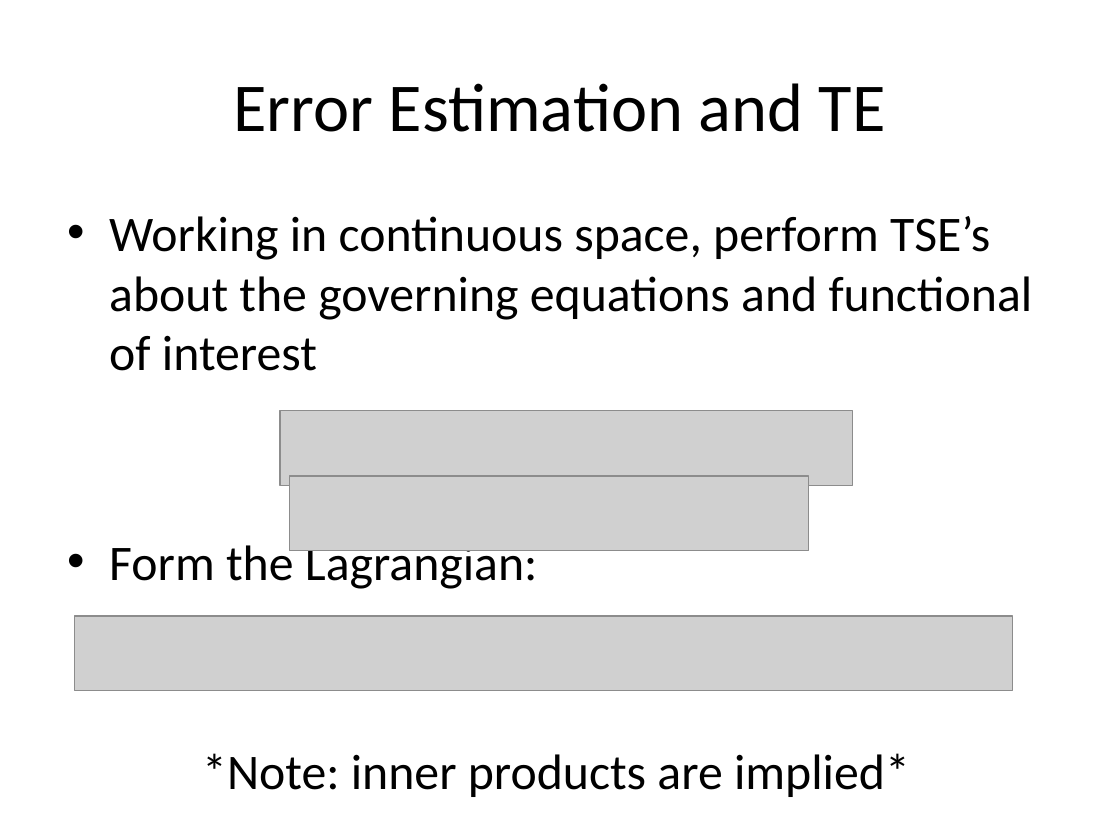
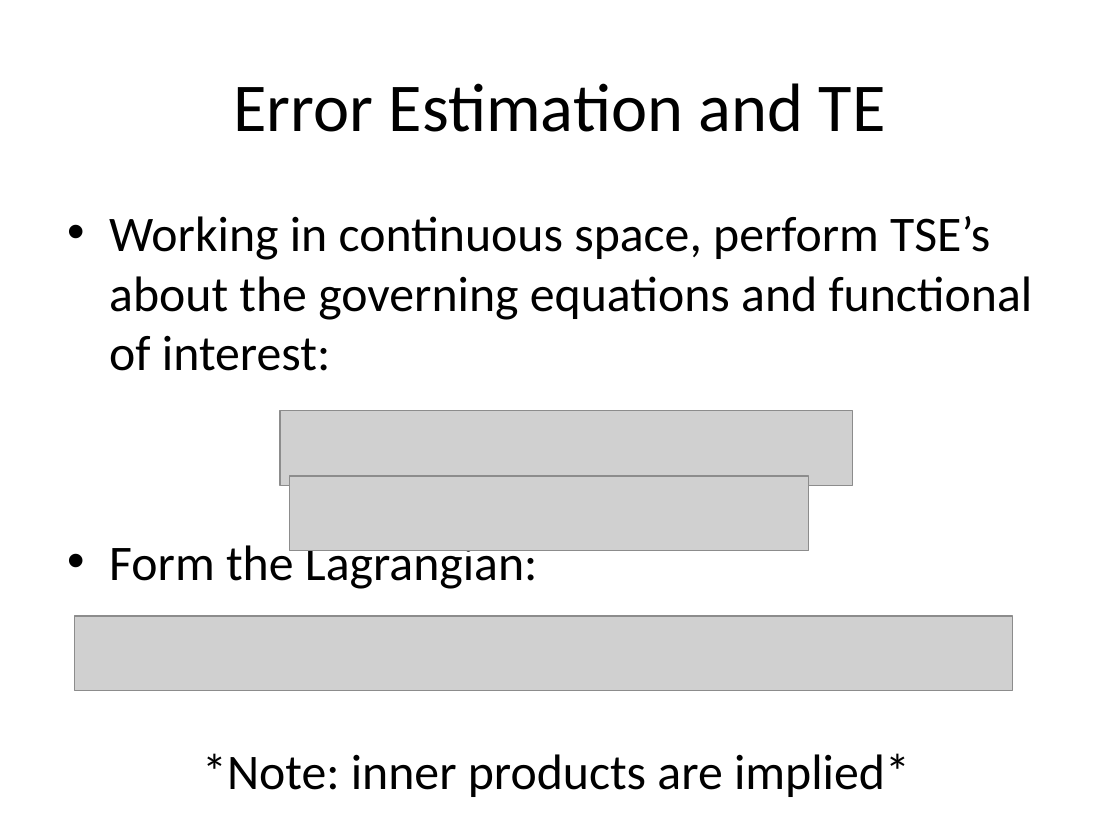
Before and after one commit to jderlaga/Presentations, a slide deck: slide 5 of June_Overview.pptx (slide 12 before the commit). Drawn at 1120x840 pixels with LibreOffice and Linux fonts; fonts in the diff are those of the drawing; grey boxes stand for pictures. Boxes give left, top, right and bottom in pixels: in the first picture for what was removed or moved away, otherwise in the second. Text is boxed around its words. In the diff, an @@ line names an element or a change of style, - is before the commit and + after.

Commit message:
to reorganize, prep for results, and fix typos

```diff
--- a/June_Overview.pptx
+++ b/June_Overview.pptx
@@ text at [109, 216, 1033, 371]: text changed @@
-• Working in continuous space, perform TSE’s about the governing equations and functional of interest
+• Working in continuous space, perform TSE’s about the governing equations and functional of interest:
```
Also in this commit, not shown: 10 other slides changed, 1 slide added, 1 slide removed.
